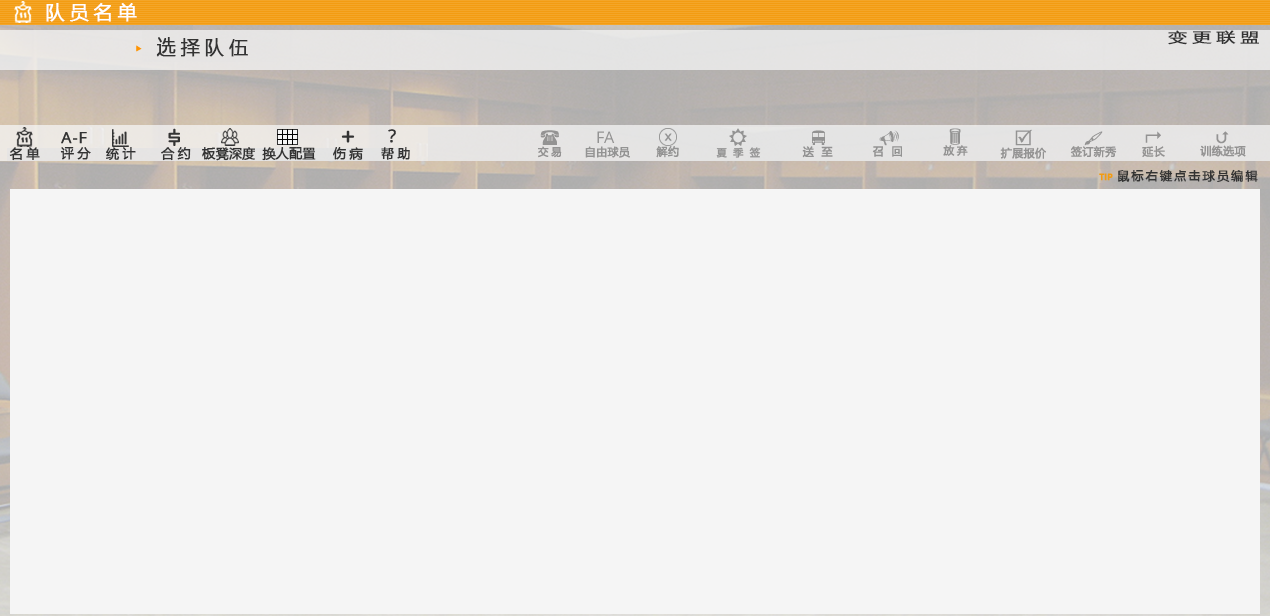
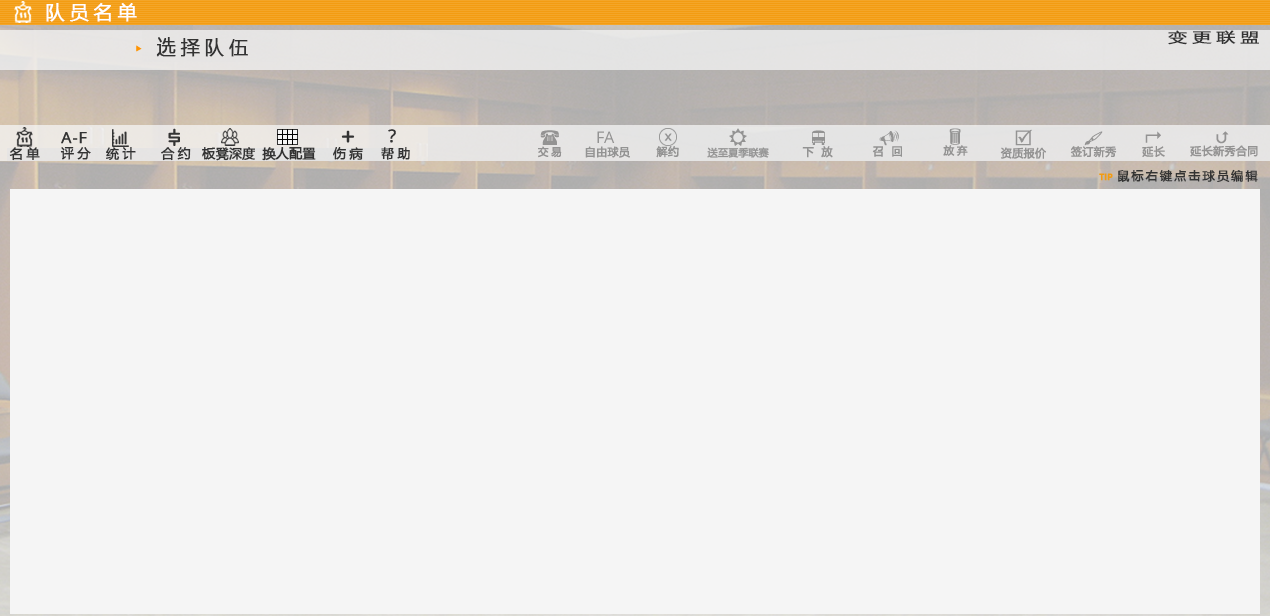
Layers edited between the first and the second 1270 × 616 image:
painted on "butQO.BackgroundImage" over [1000, 147, 1024, 159]
painted on "butOption.BackgroundImage" over [1190, 145, 1258, 157]
painted on "butAssignSummer.BackgroundImage" over [707, 147, 769, 158]
painted on "butAssignDL.BackgroundImage" over [802, 146, 833, 158]
painted on "sub matrix" over [262, 147, 316, 161]
